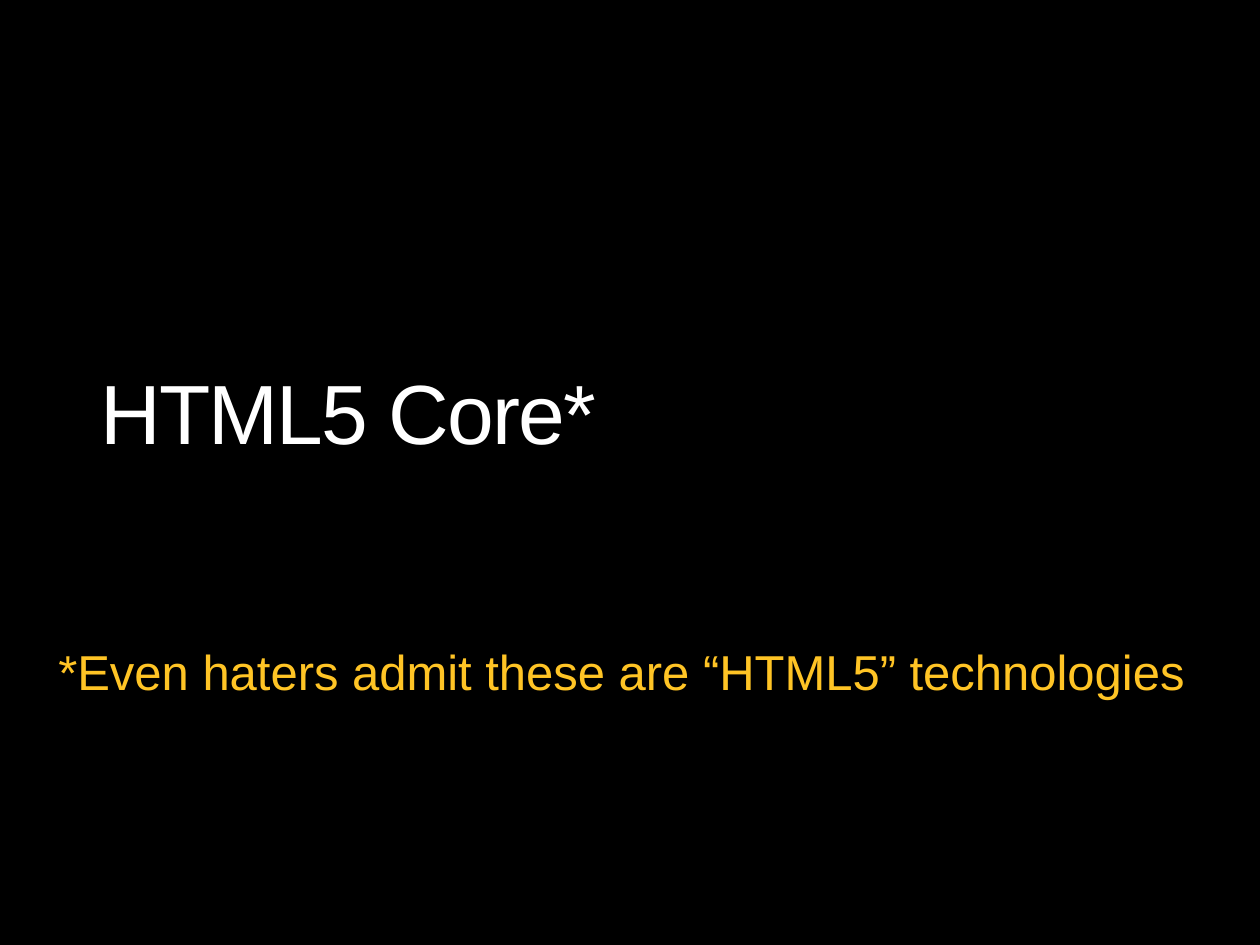
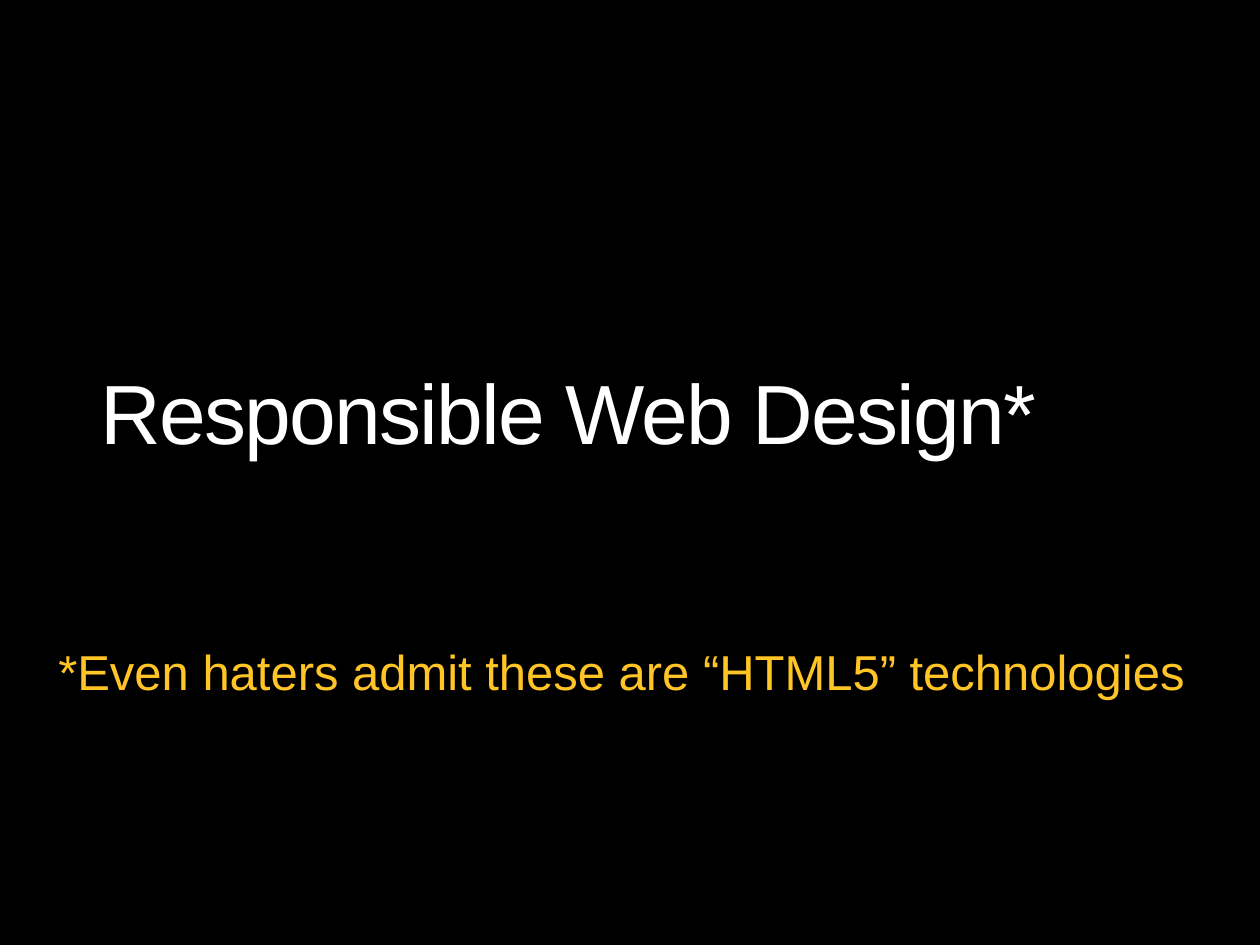
Before and after one commit to theClarkSell/HTML5-Compiler, a slide deck: slide 1 of 6-Responsible Web Design/ResponsibleWebDesign.pptx. Drawn at 1260x945 pixels with LibreOffice and Linux fonts; fonts in the diff are those of the drawing; background and template pictures are left out. Boxes give left, top, right and bottom in pixels: in the first picture for what was removed or moved away, otherwise in the second. Text is boxed around its words. In the diff, an @@ line names an element or a change of style, - is before the commit and + after.

```diff
--- a/6-Responsible Web Design/ResponsibleWebDesign.pptx
+++ b/6-Responsible Web Design/ResponsibleWebDesign.pptx
@@ title at box(100, 383, 1037, 459): text changed @@
-HTML5 Core*
+Responsible Web Design*
```
Also in this commit, not shown: 1 other file.
